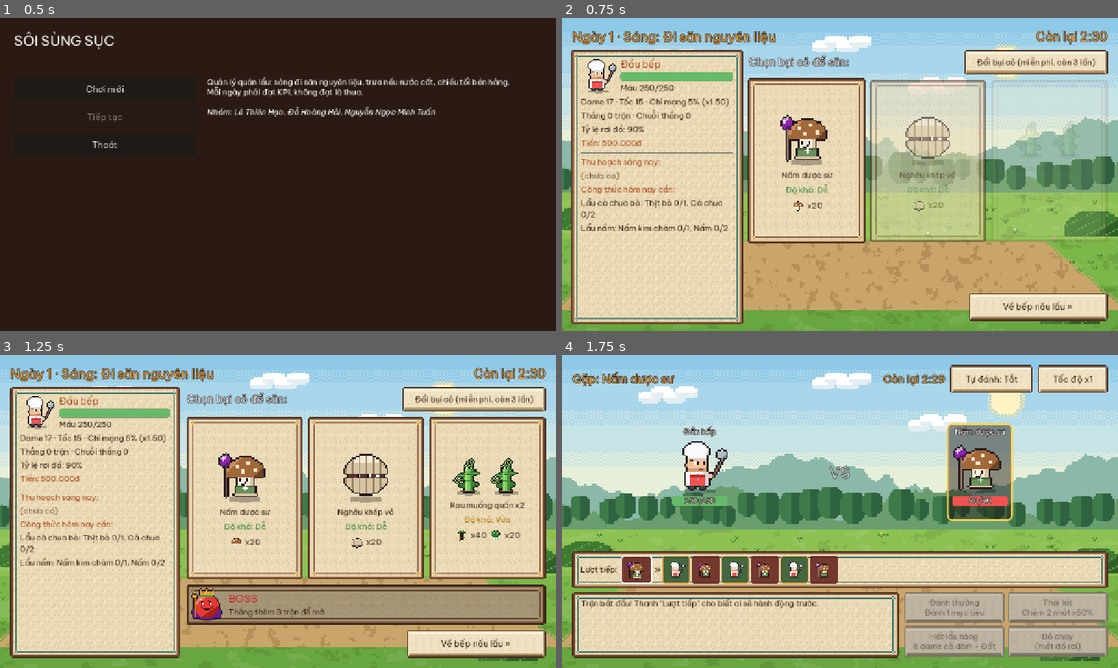
Above: before the commit, frames 1-4 (two rows, left to right).
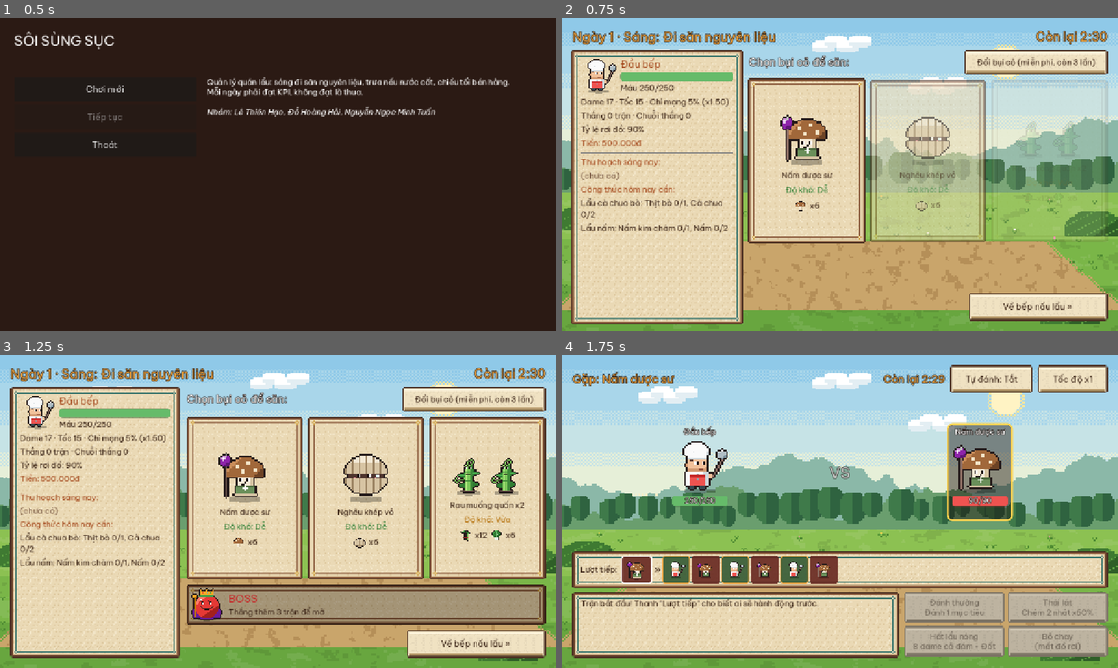
Above: after the commit, the same moments.

Repository: Znoywho/HotPot_SUNSUT
Game: Godot game, scene res://scenes/main_menu/main_menu.tscn
The game is run twice, just before and just after one commit, with the same random seed, the same clock (stepped at 60 frames per second) and the same inputs.
Inputs (mouse positions are in pixels of both pictures, inside the frame that each line leads up to):
- Up to frame 1 (0.5 s): no input
- Up to frame 2 (0.75 s): click "Chơi mới" at 0.5 s
- Up to frame 3 (1.25 s): no input
- Up to frame 4 (1.75 s): click (806, 498) at 1.27 s

Frame 1 is identical in both runs. In frame 2, 0.1% of the frame differs, in the area x 41-69%, y 58-62%; in frame 3, 0.3%, in the area x 41-94%, y 56-62%; in frame 4, nothing differs.

Commit message:
Giảm lượng nguyên liệu rơi từ x10 xuống x3

Diff:
--- a/scenes/hunt/hunt_config.gd
+++ b/scenes/hunt/hunt_config.gd
@@ -29,7 +29,7 @@
 
 @export_group("Đồ rơi")
 @export var drop_chance := 0.9 ## Tỷ lệ rơi mỗi loại nguyên liệu của quái thường (boss luôn rơi).
-@export var drop_amount_multiplier := 10.0 ## Nhân lượng rơi của mọi quái (2 -> 20, 1 -> 10). Cốt lẩu nấu 1 mẻ ra nhiều nồi + đồ nhúng nên cần nhiều.
+@export var drop_amount_multiplier := 3.0 ## Nhân lượng rơi của mọi quái (2 -> 6, 1 -> 3). Mỗi nồi lẩu tốn 2–3 nguyên liệu.
 @export var knife_drop_bonus := 0.03 ## + tỷ lệ rơi mỗi cấp Dao bén.
 @export var milestone_amount_bonus := 0.25 ## + lượng rơi mỗi mốc ngày (x1.25, x1.5...).
 @export var golden_chance := 0.03 ## Quái thường: tỷ lệ 1 nguyên liệu biến thành bản hoàng kim.
